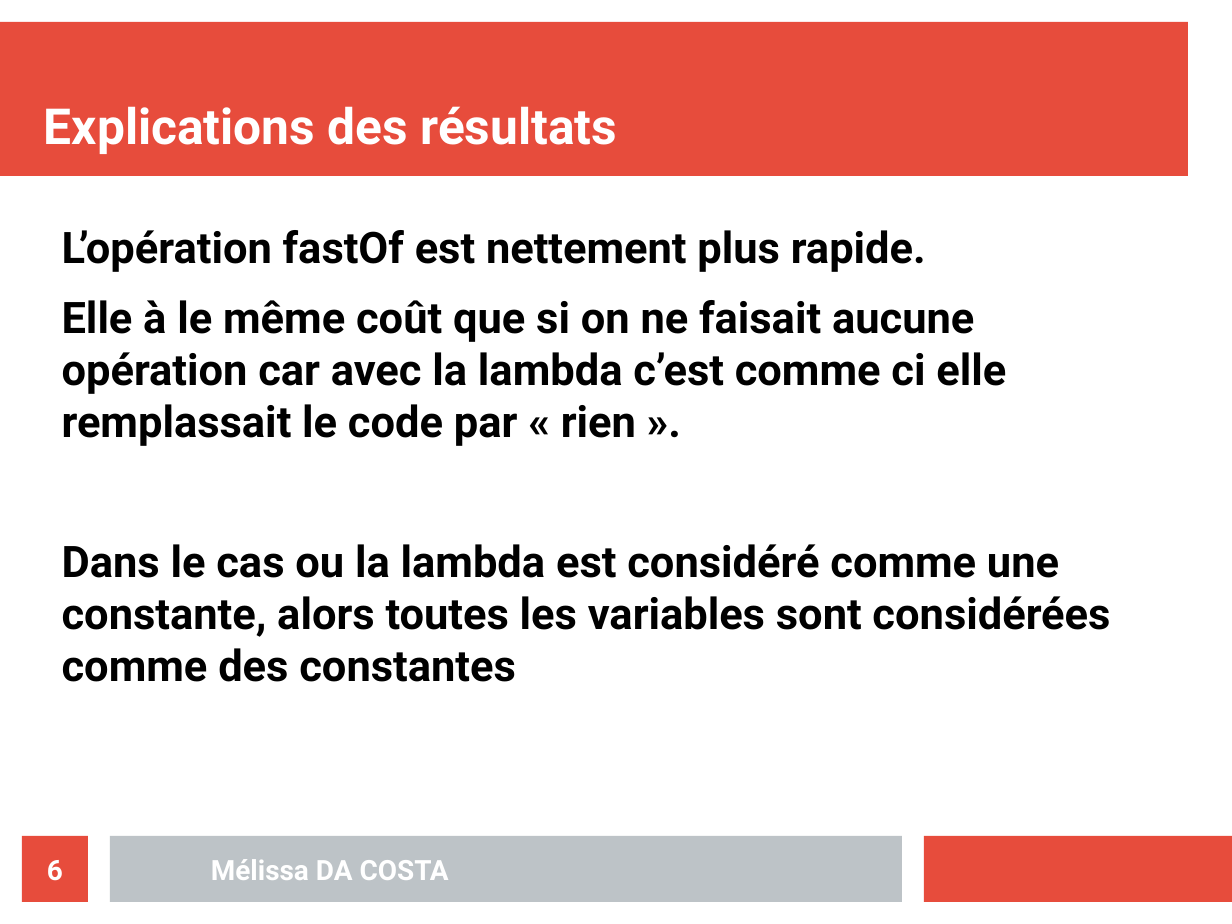
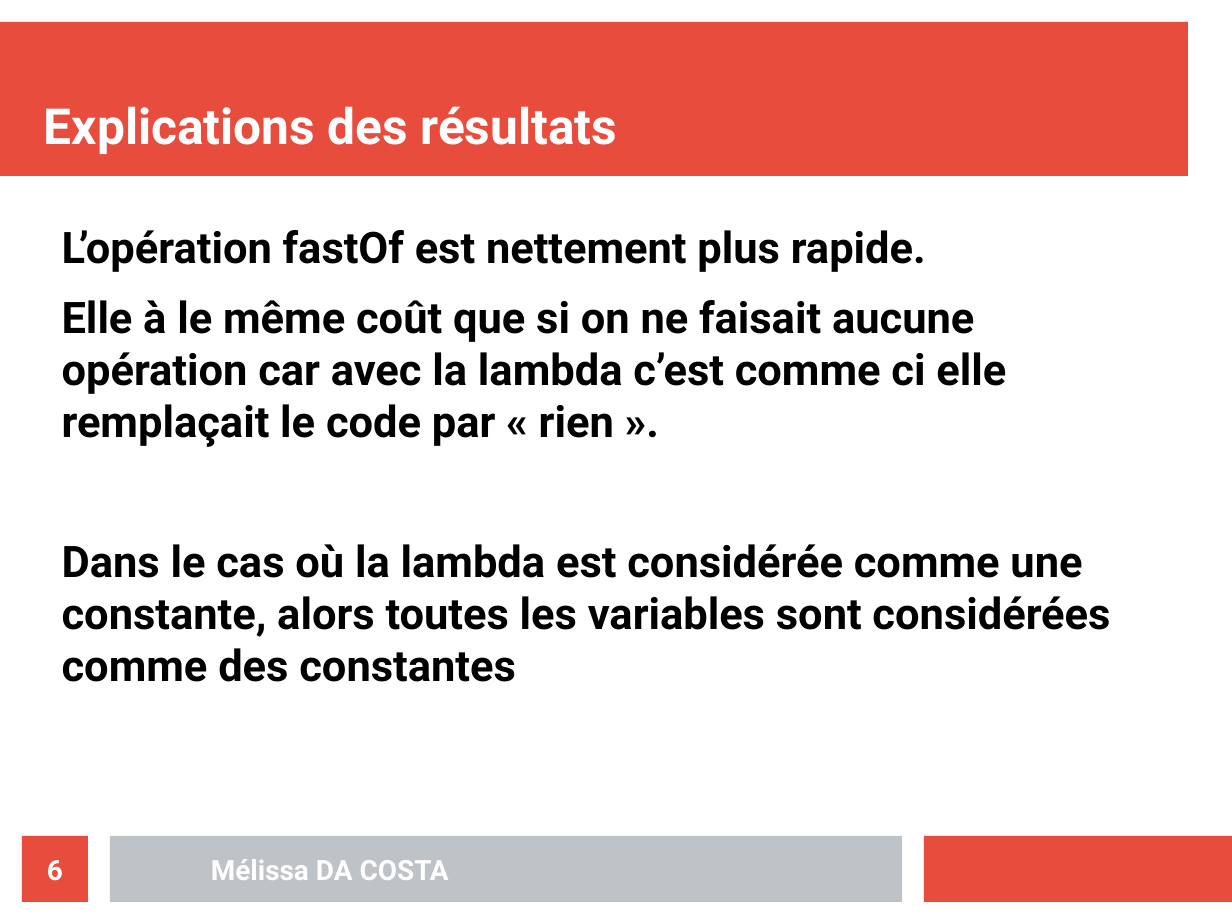
Before and after one commit to MelissaDaCosta/java-inside, a slide deck: slide 6 of lab4/Mélissa_DA_COSTA_slides_TP04.odp. Drawn at 1232x924 pixels with LibreOffice and Linux fonts; fonts in the diff are those of the drawing. Boxes give left, top, right and bottom in pixels: in the first picture for what was removed or moved away, otherwise in the second. Text is boxed around its words. In the diff, an @@ line names an element or a change of style, - is before the commit and + after.

Commit message:
lab4 q8 and slides done

```diff
--- a/lab4/Mélissa_DA_COSTA_slides_TP04.odp
+++ b/lab4/Mélissa_DA_COSTA_slides_TP04.odp
@@ text at (62, 300, 1110, 682): text changed @@
-Elle à le même coût que si on ne faisait aucune opération car avec la lambda c’est comme ci elle remplassait le code par « rien ».
-Dans le cas ou la lambda est considéré comme une constante, alors toutes les variables sont considérées comme des constantes
+Elle à le même coût que si on ne faisait aucune opération car avec la lambda c’est comme ci elle remplaçait le code par « rien ».
+Dans le cas où la lambda est considérée comme une constante, alors toutes les variables sont considérées comme des constantes
```
Also in this commit, not shown: 1 other slide changed, 1 slide added, 4 other files.
